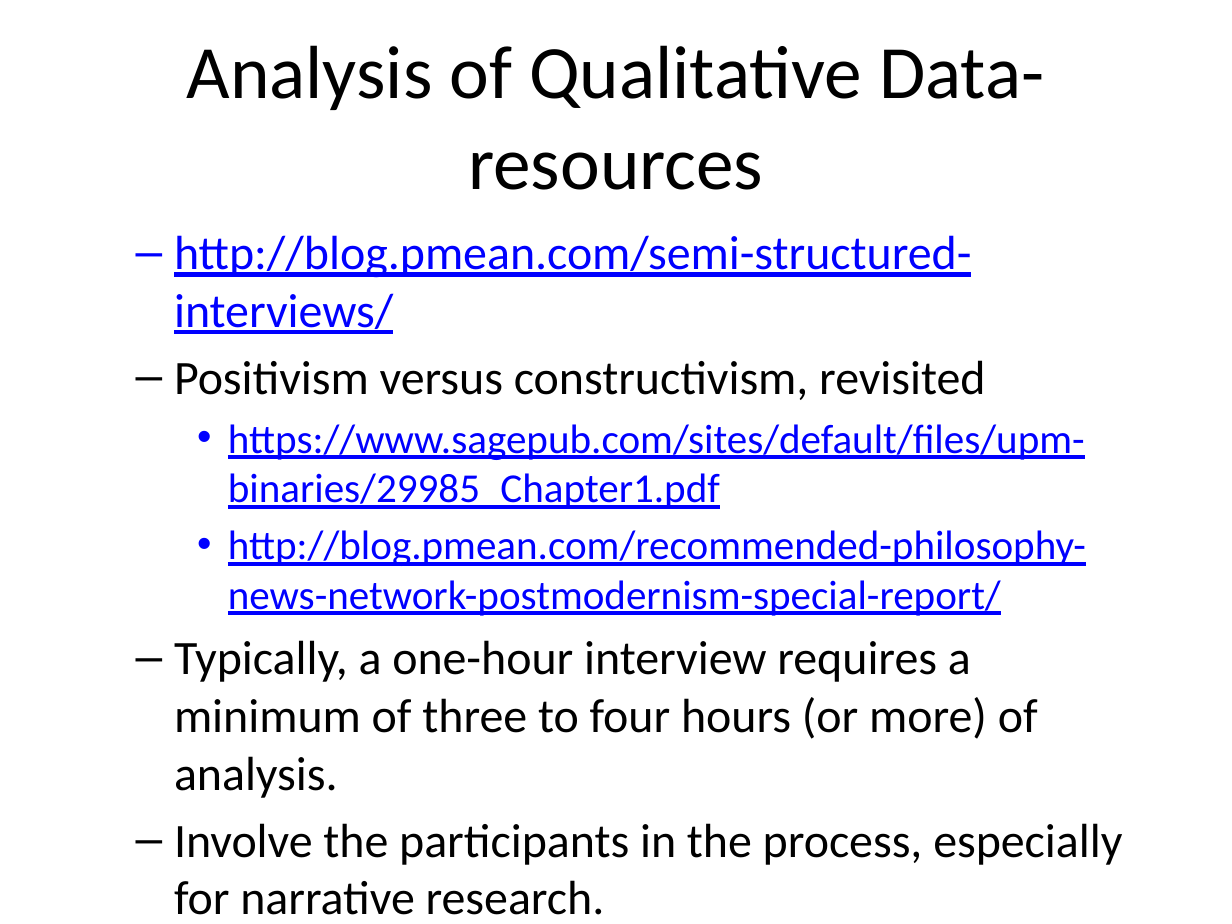
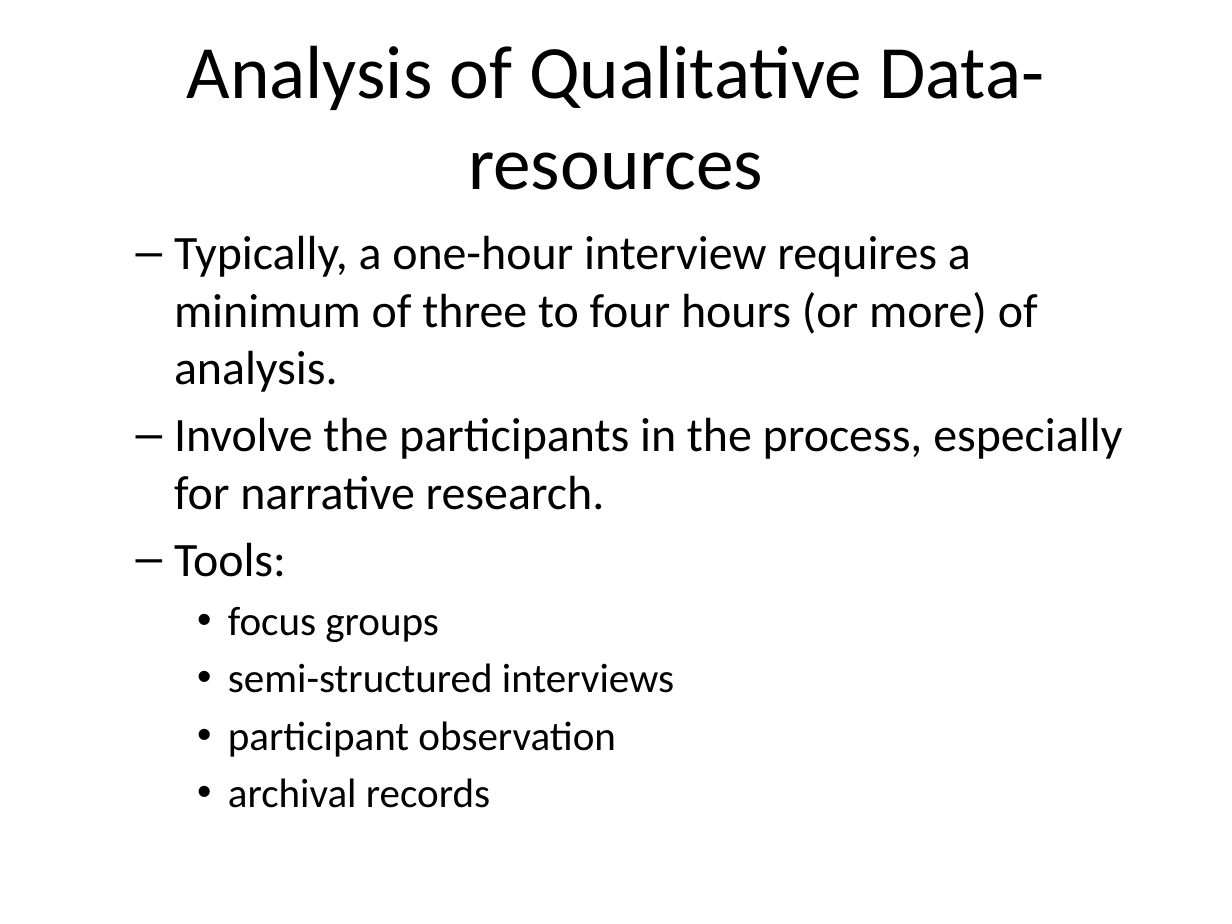
Before and after one commit to classes-medb/5510, a slide deck: slide 94 of src/video-12-hypothesis-testing.pptx (slide 97 before the commit). Drawn at 1232x924 pixels with LibreOffice and Linux fonts; fonts in the diff are those of the drawing. Boxes give left, top, right and bottom in pixels: in the first picture for what was removed or moved away, otherwise in the second. Text is boxed around its words. In the diff, an @@ line names an element or a change of style, - is before the commit and + after.

Commit message:
Qualitative analysis for video 12

```diff
--- a/src/video-12-hypothesis-testing.pptx
+++ b/src/video-12-hypothesis-testing.pptx
@@ text at bbox=[174, 235, 1086, 616]: paragraphs removed @@
-  – http://blog.pmean.com/semi-structured-interviews/
-  – Positivism versus constructivism, revisited
-    • https://www.sagepub.com/sites/default/files/upm-binaries/29985_Chapter1.pdf
-    • http://blog.pmean.com/recommended-philosophy-news-network-postmodernism-special-report/
@@ text at bbox=[174, 542, 674, 808]: paragraphs added @@
+  – Tools:
+    • focus groups
+    • semi-structured interviews
+    • participant observation
+    • archival records
```
Also in this commit, not shown: 18 other slides changed, 10 slides added, 19 slides removed, 5 other files.
